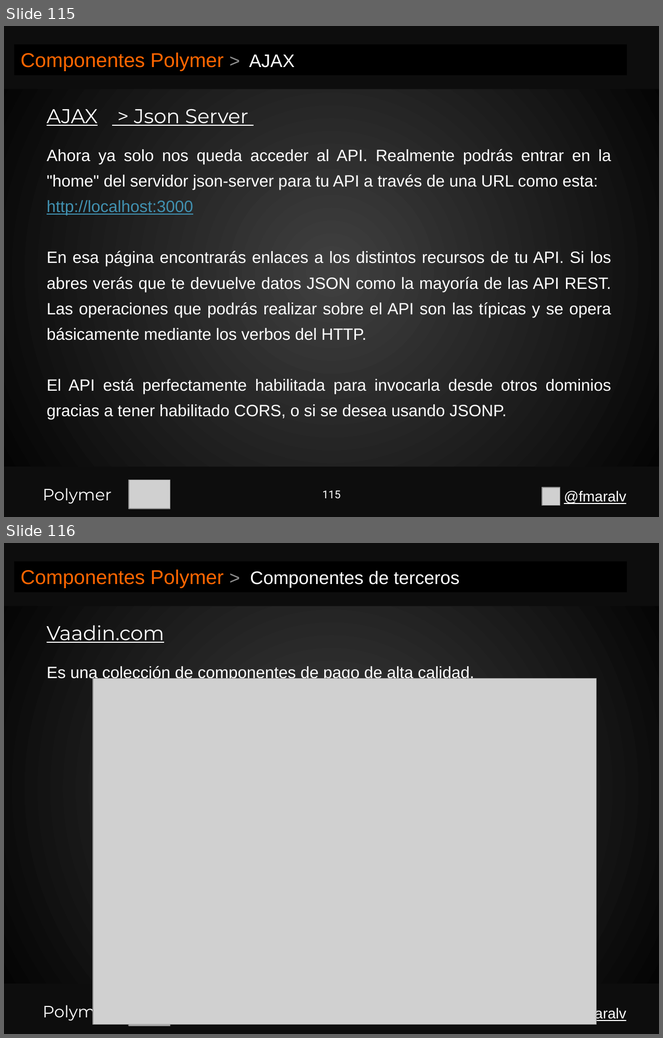
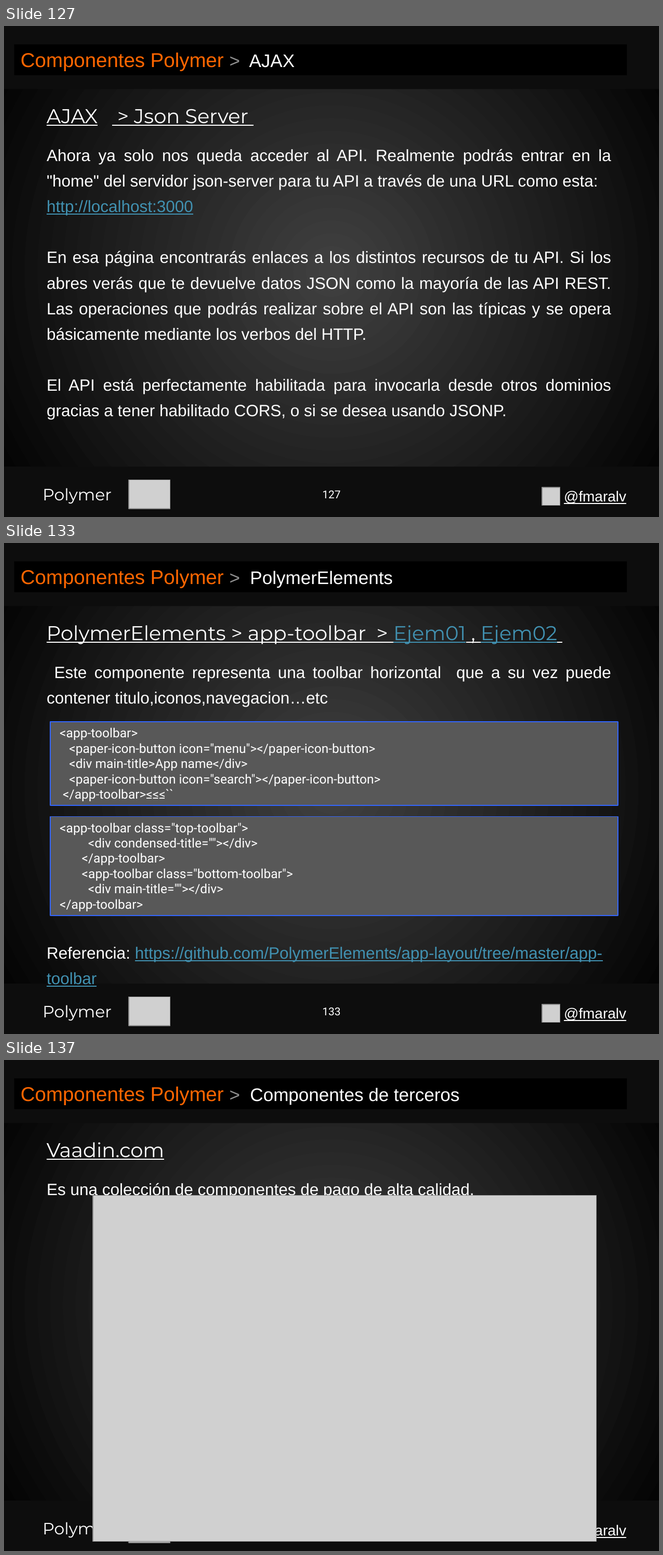
Before and after one commit to fmaralv/Presentacion, a slide deck: Polymer.pptx. Shown one above the other, each under a label of ours: slides 115 and 116 before the commit, slides 127, 133 and 137 after it; the slides between them are not shown. The pictures are 663x1038 and 663x1555 pixels, drawn with LibreOffice and Linux fonts; fonts in the diff are those of the drawing; grey boxes stand for pictures. Boxes give left, top, right and bottom in pixels: in the first picture for what was removed or moved away, otherwise in the second. Text is boxed around its words. In the diff, an @@ line names an element or a change of style, - is before the commit and + after.

```diff
--- a/Polymer.pptx
+++ b/Polymer.pptx
@@ slide 133 added at (x1=4, y1=543, x2=659, y2=1034), background gradient #404040 to #000000 @@
@@ rectangle added at (x1=4, y1=543, x2=659, y2=606), fill #0D0D0D @@
@@ rectangle added at (x1=14, y1=561, x2=627, y2=592), fill #000000, 22 pt, text #FF6600 @@
+Componentes Polymer > PolymerElements
@@ text added at (x1=47, y1=625, x2=557, y2=644), 22 pt, text #FFFFFF, underline @@
+PolymerElements > app-toolbar > Ejem01 , Ejem02
@@ text added at (x1=47, y1=666, x2=611, y2=987), 18 pt, text #FFFFFF @@
+Este componente representa una toolbar horizontal que a su vez puede contener titulo,iconos,navegacion…etc
+Referencia: https://github.com/PolymerElements/app-layout/tree/master/app-toolbar
@@ rectangle added at (x1=50, y1=722, x2=618, y2=806), fill #585858, outline #3366FF 1 pt, 14 pt, text #FFFFFF @@
+<app-toolbar>
+<paper-icon-button icon="menu"></paper-icon-button>
+<div main-title>App name</div>
+<paper-icon-button icon="search"></paper-icon-button>
+</app-toolbar>≤≤≤``
@@ rectangle added at (x1=50, y1=817, x2=618, y2=916), fill #585858, outline #3366FF 1 pt, 14 pt, text #FFFFFF @@
+<app-toolbar class="top-toolbar">
+<div condensed-title=""></div>
+</app-toolbar>
+<app-toolbar class="bottom-toolbar">
+<div main-title=""></div>
+</app-toolbar>
@@ rectangle added at (x1=4, y1=984, x2=659, y2=1034), fill #0D0D0D @@
@@ rectangle added at (x1=4, y1=984, x2=659, y2=1034), fill #0D0D0D @@
@@ text added at (x1=42, y1=1005, x2=112, y2=1021), 18 pt, text #FFFFFF @@
+Polymer
@@ picture added at (x1=129, y1=997, x2=170, y2=1026) @@
@@ page number added at (x1=322, y1=1008, x2=340, y2=1016), 12 pt, text #FFFFFF @@
+133
@@ picture added at (x1=542, y1=1005, x2=560, y2=1023) @@
@@ text added at (x1=564, y1=1008, x2=626, y2=1021), 16 pt, text #FFFFFF, underline @@
+@fmaralv
@@ what was slide 115 is now slide 127 @@
@@ page number at (x1=322, y1=491, x2=340, y2=499): text changed @@
-115
+127
@@ what was slide 116 is now slide 137 @@
```
Also in this commit, not shown: 3 slides changed, 19 other slides added.
